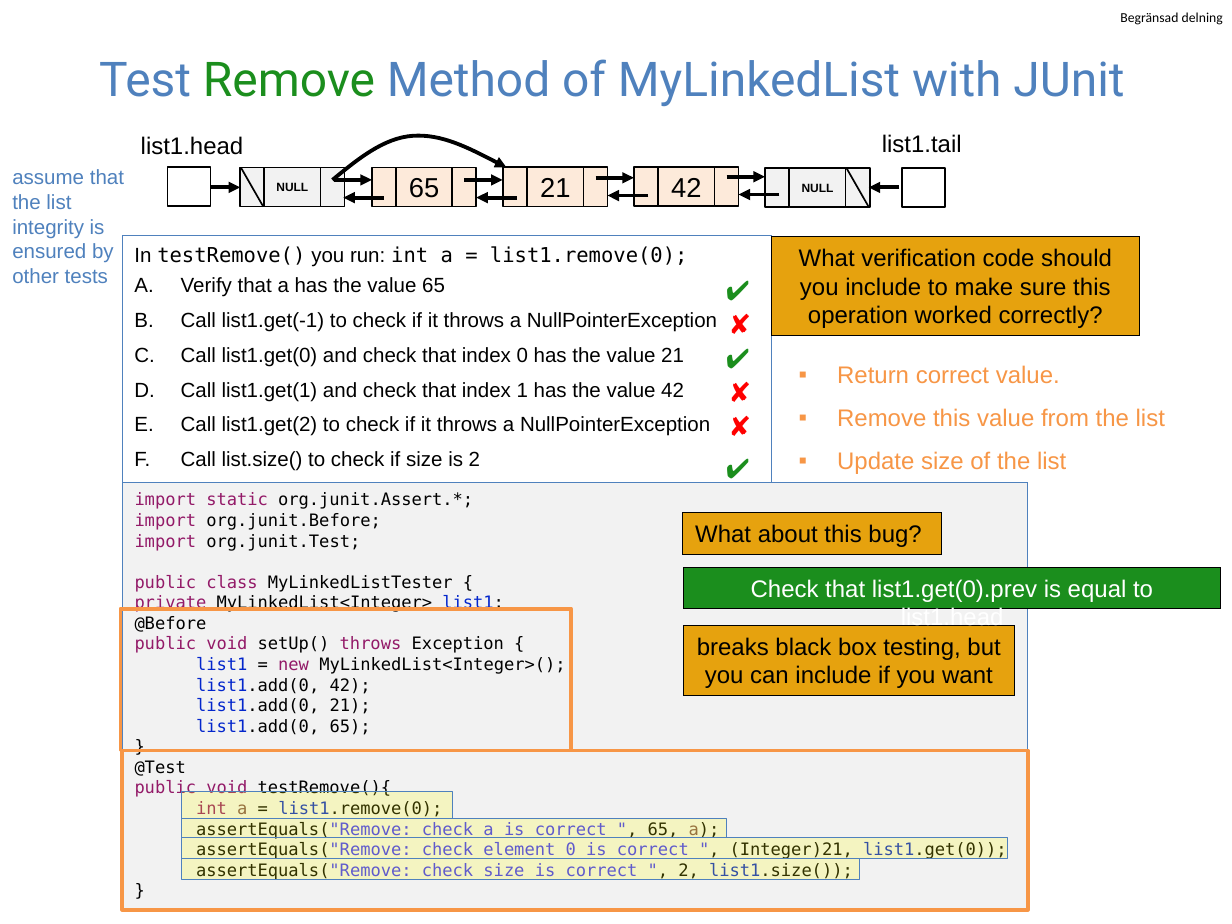
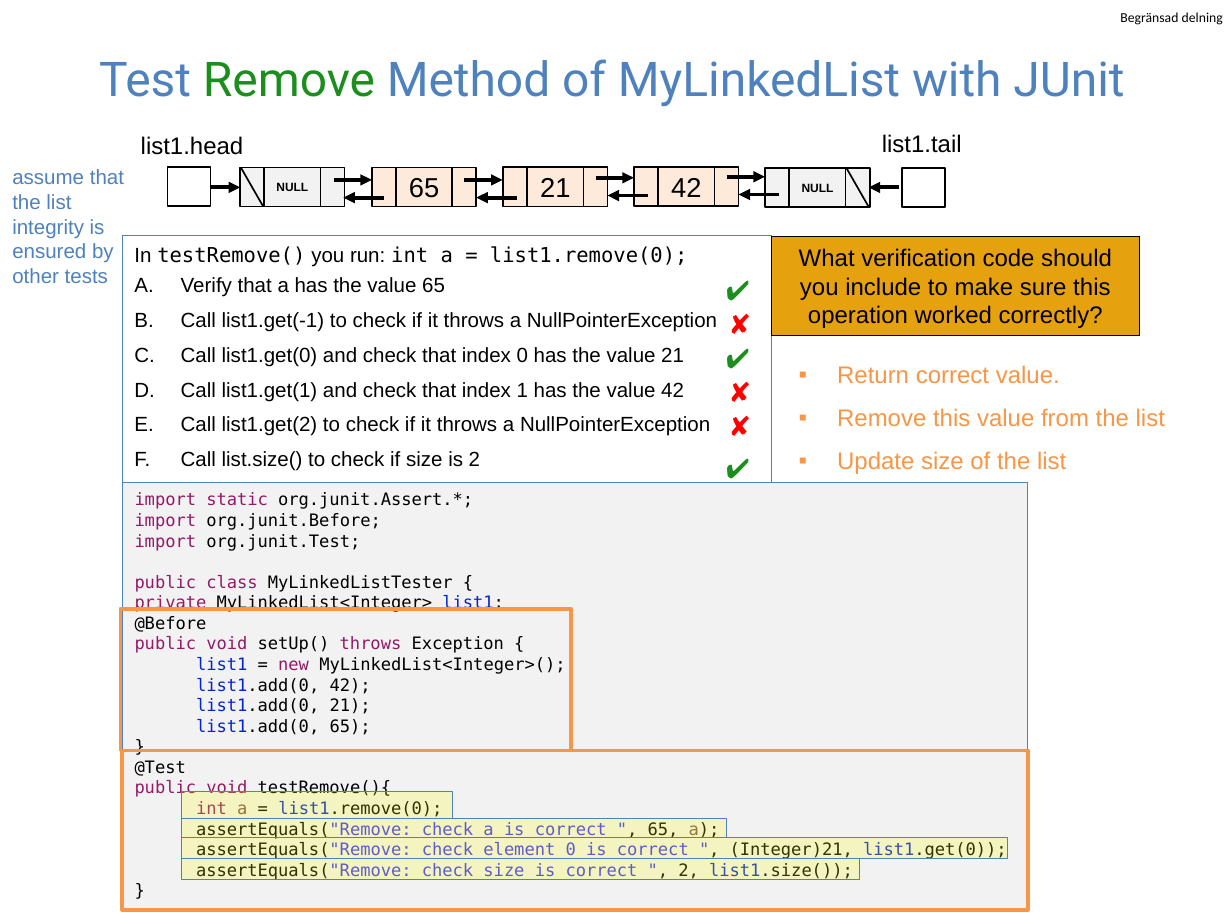
Before and after one commit to guhofstra/CSC111Fa25, a slide deck: slide 20 of PPTs/Lecture 6-linked lists vs. arrays.pptx (slide 21 before the commit). Drawn at 1232x924 pixels with LibreOffice and Linux fonts; fonts in the diff are those of the drawing. Boxes give left, top, right and bottom in pixels: in the first picture for what was removed or moved away, otherwise in the second. Text is boxed around its words. In the diff, an @@ line names an element or a change of style, - is before the commit and + after.

```diff
--- a/PPTs/Lecture 6-linked lists vs. arrays.pptx
+++ b/PPTs/Lecture 6-linked lists vs. arrays.pptx
@@ freeform shape removed at bbox=[333, 136, 506, 180] @@
@@ rectangle removed at bbox=[683, 513, 941, 554] @@
-What about this bug?
@@ rectangle removed at bbox=[684, 567, 1221, 609] @@
-Check that list1.get(0).prev is equal to list1.head
@@ rectangle removed at bbox=[683, 625, 1014, 695] @@
-breaks black box testing, but you can include if you want
```
Also in this commit, not shown: 4 other slides changed, 1 slide removed, 21 other files.
